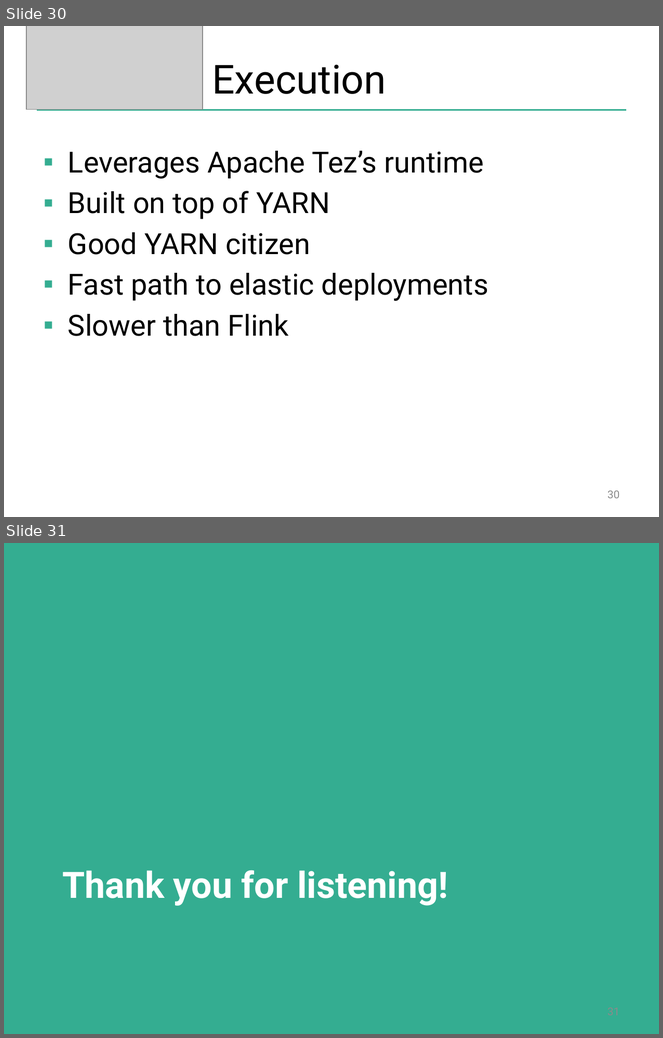
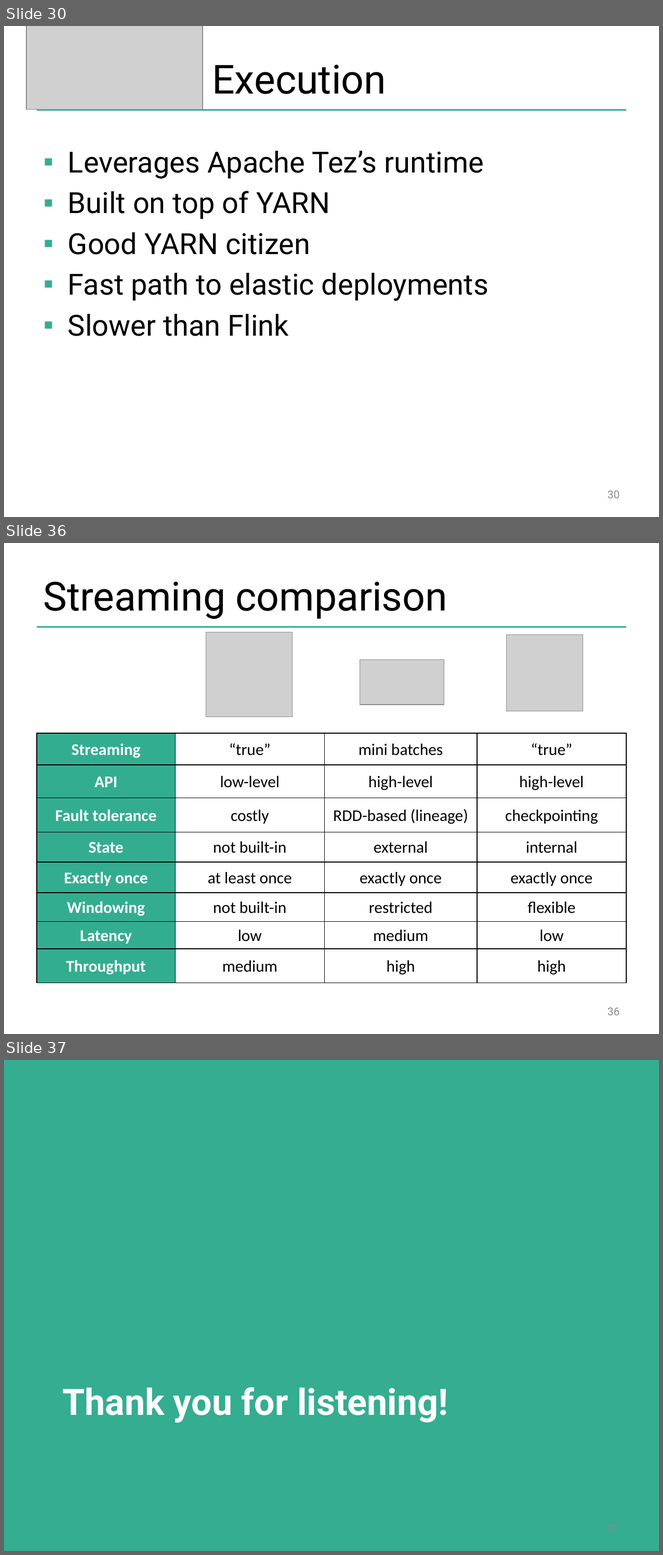
Before and after one commit to kperi/flink-training, a slide deck: slides/flink_overview.pptx. Shown one above the other, each under a label of ours: slides 30 and 31 before the commit, slides 30, 36 and 37 after it; the slides between them are not shown. The pictures are 663x1038 and 663x1555 pixels, drawn with LibreOffice and Linux fonts; fonts in the diff are those of the drawing; grey boxes stand for pictures; background and template pictures are left out. Boxes give left, top, right and bottom in pixels: in the first picture for what was removed or moved away, otherwise in the second. Text is boxed around its words. In the diff, an @@ line names an element or a change of style, - is before the commit and + after.

Commit message:
slides: add comparison section

```diff
--- a/slides/flink_overview.pptx
+++ b/slides/flink_overview.pptx
@@ slide 36 added at (x1=4, y1=543, x2=659, y2=1034), background #FFFFFF; not listed: 1 template element that a slide beside it also shows @@
@@ title added at (x1=44, y1=581, x2=448, y2=619), 44 pt, text #000000 @@
+Streaming comparison
@@ picture added at (x1=206, y1=632, x2=292, y2=717) @@
@@ picture added at (x1=506, y1=635, x2=583, y2=711) @@
@@ picture added at (x1=360, y1=659, x2=444, y2=705) @@
@@ table added at (x1=37, y1=734, x2=626, y2=983), 8 rows, 4 columns @@
+Streaming | “true” | mini batches | “true”
+API | low-level | high-level | high-level
+Fault tolerance | costly | RDD-based (lineage) | checkpointing
+State | not built-in | external | internal
+Exactly once | at least once | exactly once | exactly once
+Windowing | not built-in | restricted | flexible
+Latency | low | medium | low
+Throughput | medium | high | high
@@ page number added at (x1=608, y1=1008, x2=620, y2=1016), 12 pt, text #8C8C8C @@
+36
@@ what was slide 31 is now slide 37 @@
```
Also in this commit, not shown: 2 slides changed, 5 other slides added.
